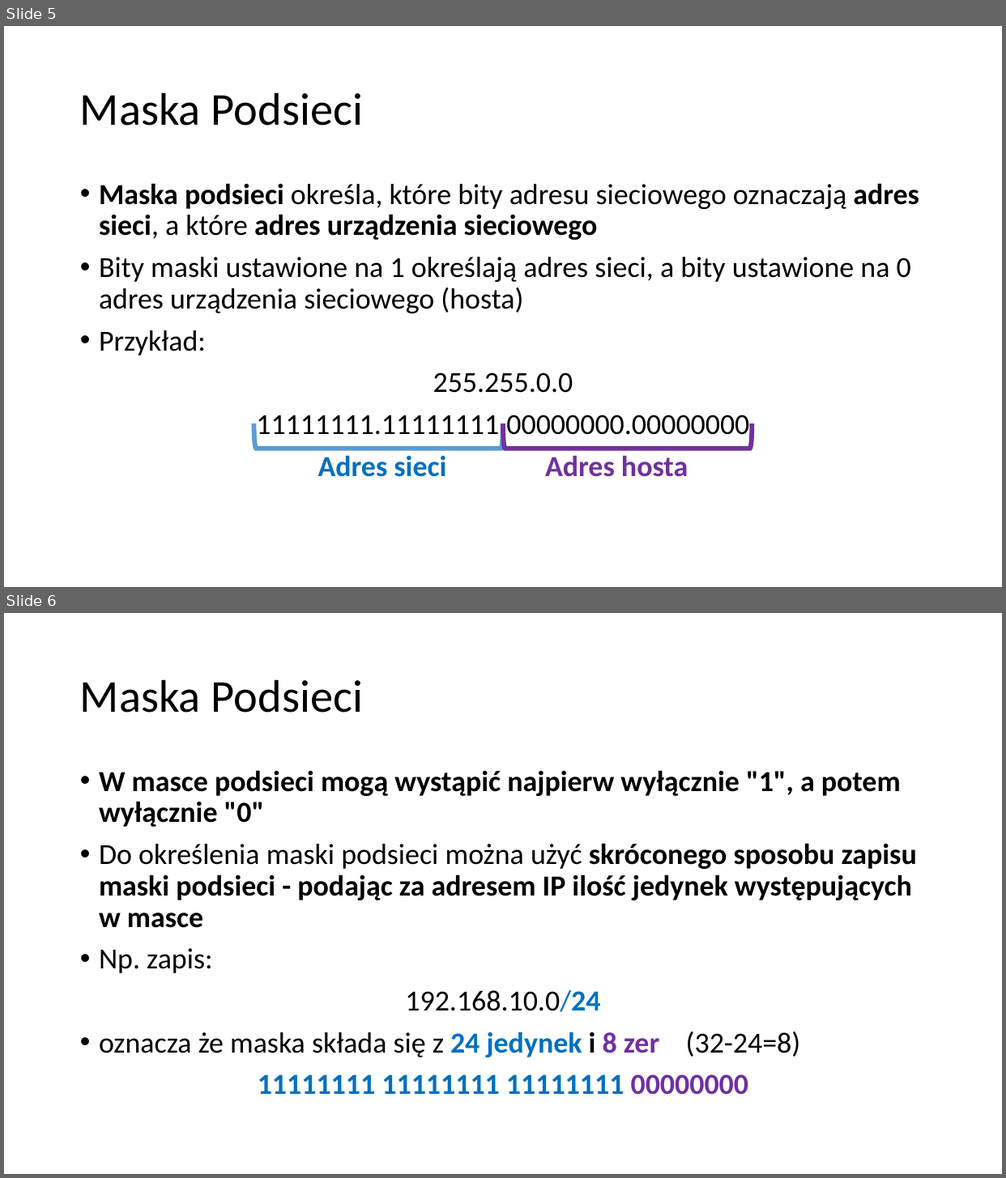
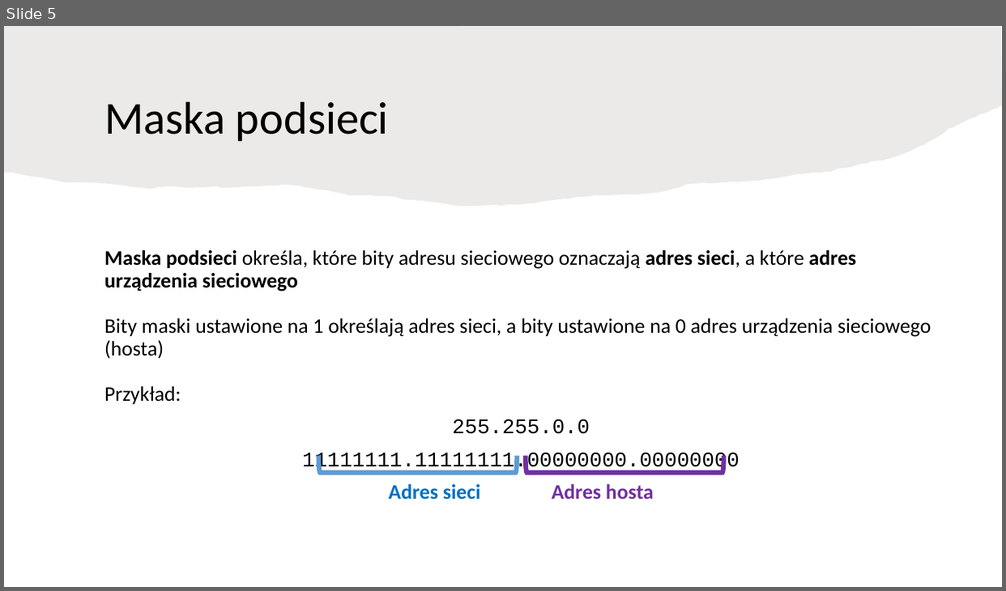
Before and after one commit to blackbat13/cs-lut, a slide deck: Sieci komputerowe/Adresy sieciowe.pptx. Shown one above the other, each under a label of ours: slides 5 and 6 before the commit, slide 5 after it. The pictures are 1006x1178 and 1006x591 pixels, drawn with LibreOffice and Linux fonts; fonts in the diff are those of the drawing. Boxes give left, top, right and bottom in pixels: in the first picture for what was removed or moved away, otherwise in the second. Text is boxed around its words. In the diff, an @@ line names an element or a change of style, - is before the commit and + after.

```diff
--- a/Sieci komputerowe/Adresy sieciowe.pptx
+++ b/Sieci komputerowe/Adresy sieciowe.pptx
@@ slide 6 removed at box(4, 613, 1002, 1174), background #FFFFFF @@
@@ title removed at box(80, 679, 363, 713) @@
-Maska Podsieci
@@ text removed at box(99, 770, 917, 1095) @@
-• W masce podsieci mogą wystąpić najpierw wyłącznie "1", a potem wyłącznie "0"
-• Do określenia maski podsieci można użyć skróconego sposobu zapisu maski podsieci - podając za adresem IP ilość jedynek występujących w masce
-• Np. zapis:
-192.168.10.0/24
-• oznacza że maska składa się z 24 jedynek i 8 zer (32-24=8)
-11111111 11111111 11111111 00000000
@@ slide 5 changed as well @@
@@ freeform shape added at box(4, 26, 1002, 207), fill #82766A at 15% opacity @@
@@ title at box(104, 101, 389, 141): text changed @@
-Maska Podsieci
+Maska podsieci
@@ text "Maska podsieci określa, które bity ...": place and size @@
-text "Maska podsieci określa, które bity ..." at box(99, 183, 919, 477)
+text "Maska podsieci określa, które bity ..." at box(104, 250, 931, 500)
@@ text "Maska podsieci określa, które bity ..." at box(104, 250, 931, 500): size 28 to 20 pt; font Calibri to Courier New in "255.255.0.0", "11111111.11111111.00000000.00000000"; bullet • to none; more space between paragraphs; vertical alignment top to middle @@
@@ left bracket: place and size @@
-left bracket at box(254, 425, 503, 449)
+left bracket at box(318, 456, 517, 473)
@@ left bracket: place and size @@
-left bracket at box(503, 425, 752, 449)
+left bracket at box(526, 456, 724, 473)
```
Also in this commit, not shown: 8 other slides changed, 1 slide added, 4 other files.
